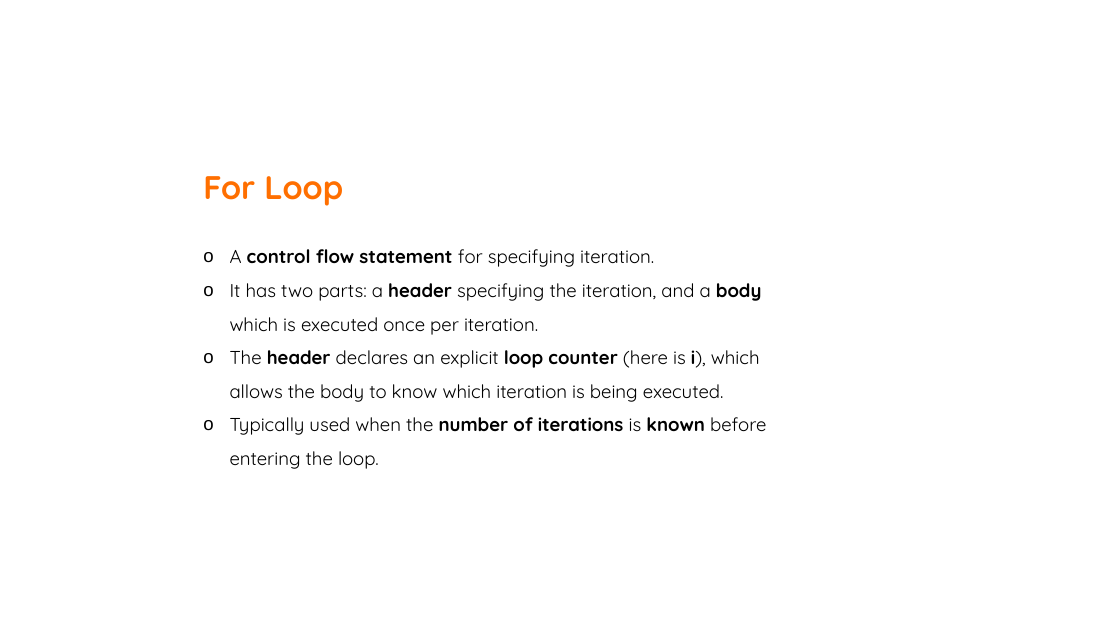
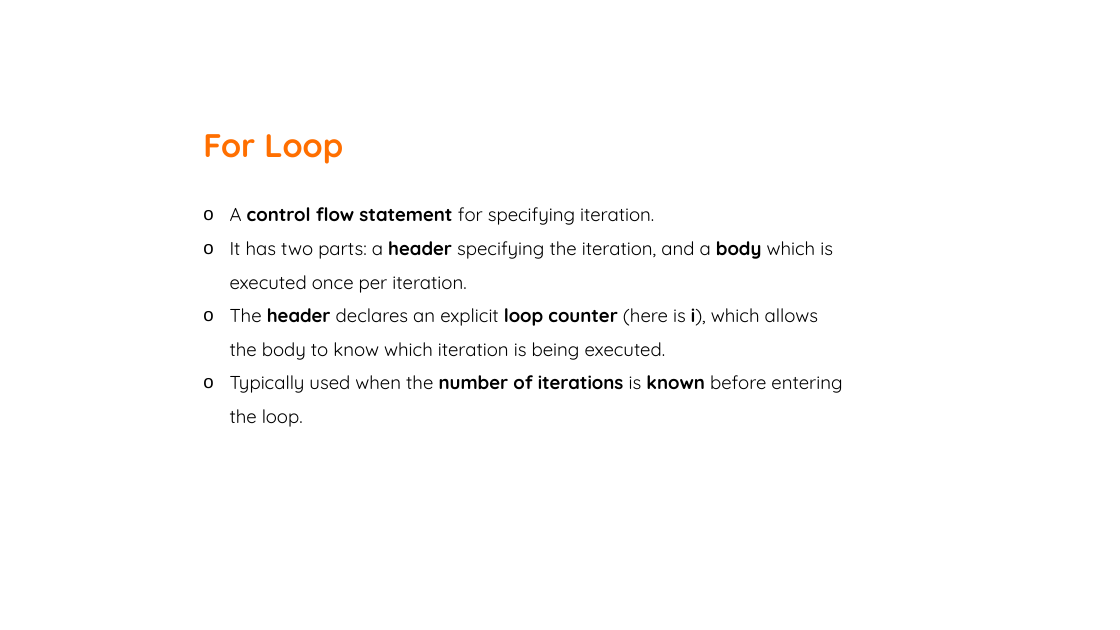
Before and after one commit to team10nb/PublicFiles, a slide deck: slide 1 of Design/loop.pptx. Drawn at 1120x630 pixels with LibreOffice and Linux fonts; fonts in the diff are those of the drawing. Boxes give left, top, right and bottom in pixels: in the first picture for what was removed or moved away, otherwise in the second. Text is boxed around its words. In the diff, an @@ line names an element or a change of style, - is before the commit and + after.

```diff
--- a/Design/loop.pptx
+++ b/Design/loop.pptx
@@ text "For Loop" rewrapped from bbox=[203, 176, 766, 469] to bbox=[203, 134, 842, 427] @@
```
Also in this commit, not shown: 1 other slide changed.
